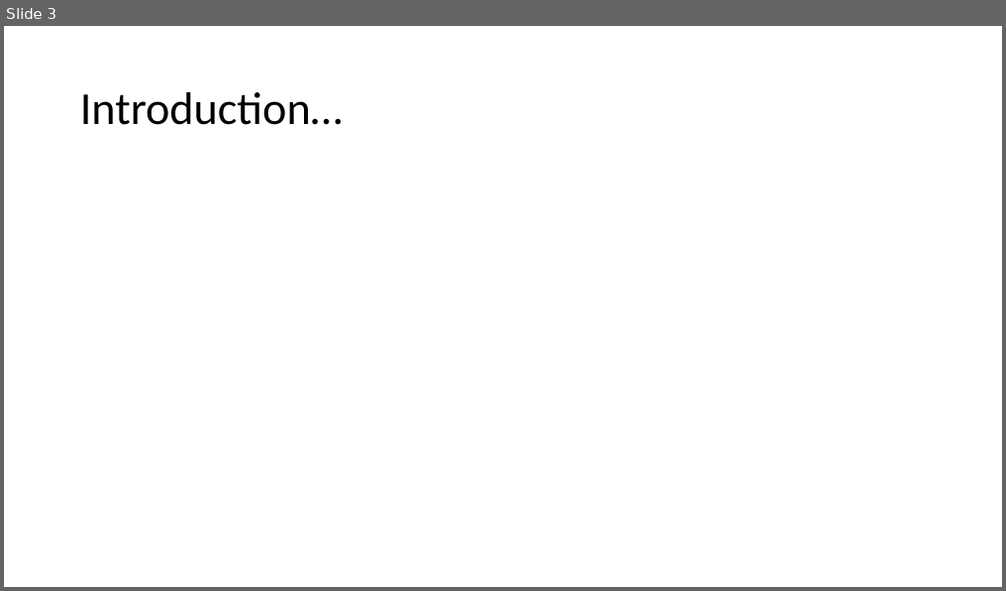
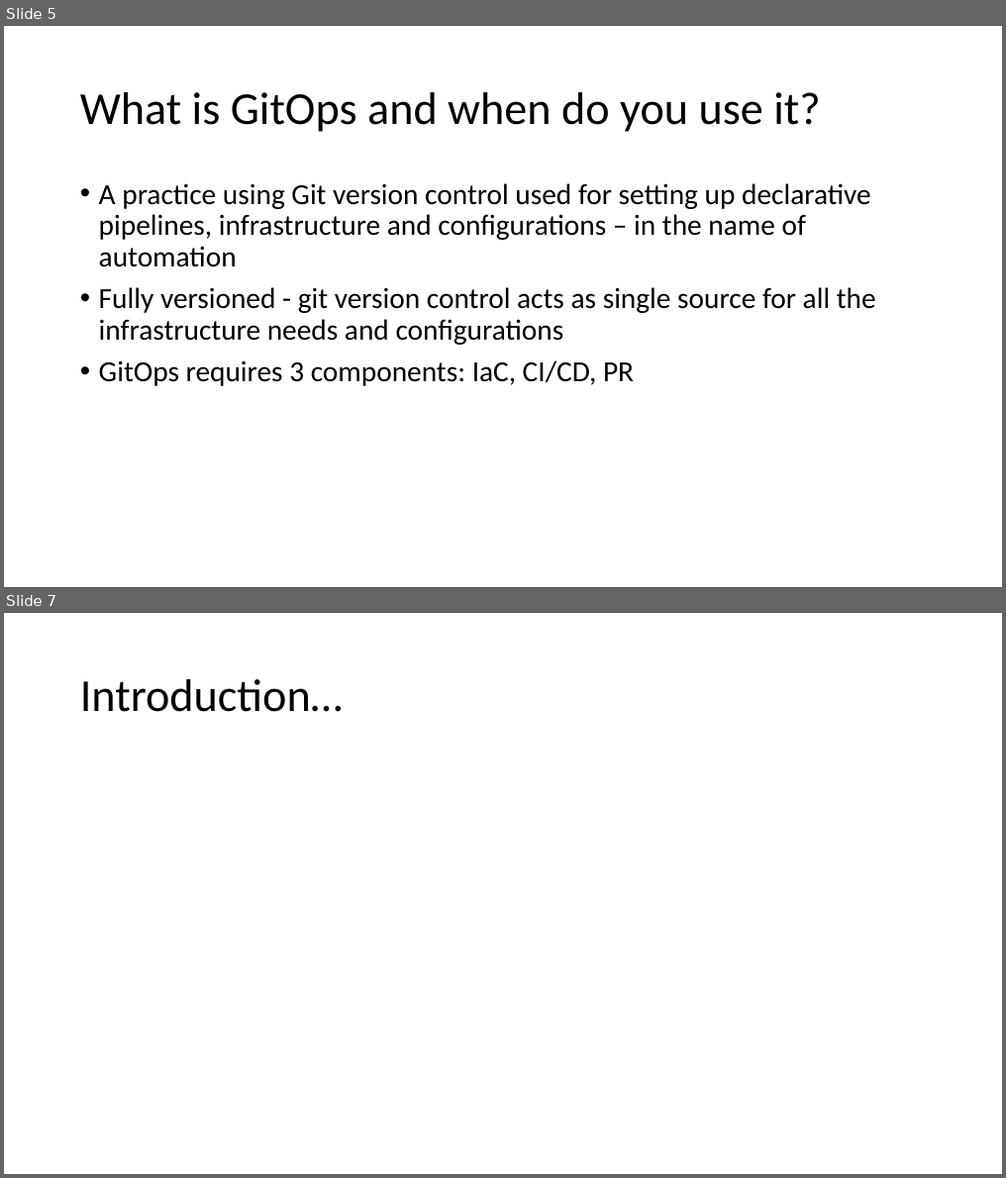
Before and after one commit to kevinmenotyou/devops_project2, a slide deck: powerpoint/devops_project2_presentation.pptx. Shown one above the other, each under a label of ours: slide 3 before the commit, slides 5 and 7 after it; the slides between them are not shown. The pictures are 1006x591 and 1006x1178 pixels, drawn with LibreOffice and Linux fonts; fonts in the diff are those of the drawing. Boxes give left, top, right and bottom in pixels: in the first picture for what was removed or moved away, otherwise in the second. Text is boxed around its words. In the diff, an @@ line names an element or a change of style, - is before the commit and + after.

```diff
--- a/powerpoint/devops_project2_presentation.pptx
+++ b/powerpoint/devops_project2_presentation.pptx
@@ slide 5 added at (4, 26, 1002, 587), background #FFFFFF @@
@@ title added at (80, 92, 820, 132), 44 pt, text #000000 @@
+What is GitOps and when do you use it?
@@ text added at (99, 183, 876, 386), 28 pt, text #000000 @@
+• A practice using Git version control used for setting up declarative pipelines, infrastructure and configurations – in the name of automation
+• Fully versioned - git version control acts as single source for all the infrastructure needs and configurations
+• GitOps requires 3 components: IaC, CI/CD, PR
@@ what was slide 3 is now slide 7 @@
```
Also in this commit, not shown: 2 slides changed, 3 other slides added, 1 slide removed.
